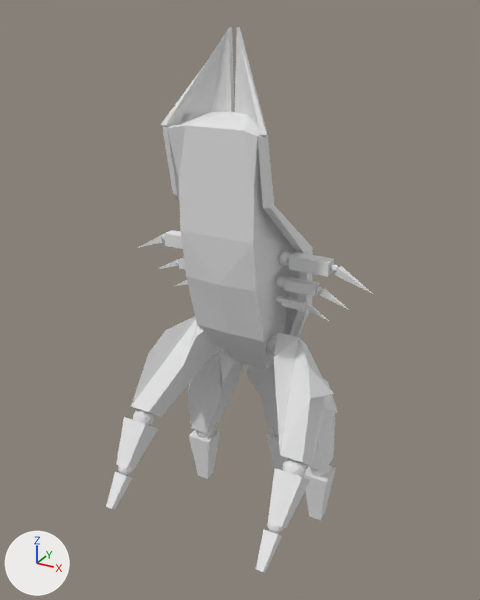
A saved change to the OBJ model resources/reaper.obj.
Before and after are seen from a 50 mm lens placed at (20.8, -36.4, 4.9), pointed at (0.0, 1.5, -14.0). The lights are fixed; the arrows at lower left show +X, +Y and +Z. Where no turn or scale is listed for an object, it has been applied to the vertices. Vertices at the same position are counted once.

Script lines for the objects in view, before the commit:
```python
mat_material = principled_material('Material')
mat_material.base_color = (0.8, 0.8, 0.8)  # white #e7e7e7
mat_material.roughness = 1.0
me_icosphere_002 = bpy.data.meshes.new('Icosphere.002')
me_icosphere_002.from_pydata(...)  # 1664 vertices, 2531 faces; spans x -9.2..9.5, y -7.4..9.9, z -33.4..3.9
me_icosphere_002.materials.append(mat_material)  # white #e7e7e7
ob_icosphere_002 = bpy.data.objects.new('Icosphere.002', me_icosphere_002)
ob_icosphere_002.location = (0.0, 0.0, 0.0)
```
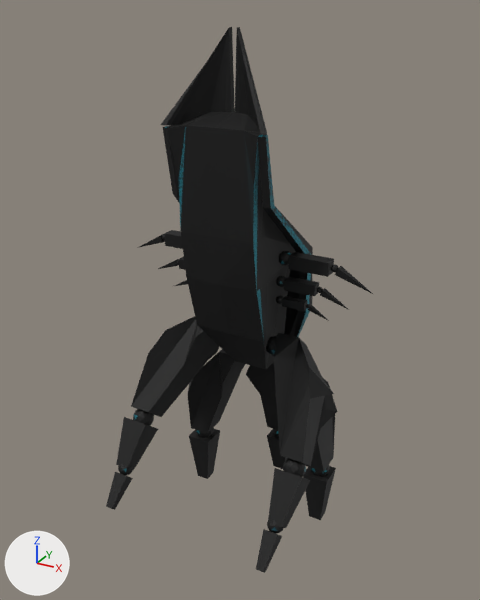
Location of each change, [x1, y1, x2, y2] in pixels of the pictures (480 x 600 px):
'Icosphere.002', recoloured, surface changed (grey to black): [106, 27, 373, 573] in both
part 1 of me_icosphere_002, recoloured (grey to black): [106, 27, 373, 573] in both
part 2 of me_icosphere_002, recoloured: [123, 252, 327, 531] in both
part 3 of me_icosphere_002, recoloured (grey to cyan): [179, 127, 311, 339] in both
part 4 of me_icosphere_002, recoloured (grey to black): [244, 134, 254, 234] in both

What the commit changed:
Picture 'red.jpg' (img_red_jpg) is new.
Picture 'sky_light.jpg' (img_sky_light_jpg) is new.
Material 'Material' (mat_material) changes colour from white #e7e7e7 to black #000000; in linear values from (0.8, 0.8, 0.8) to (0.0, 0.0, 0.0).
Material 'red' (mat_red) is new.
Its texture is img_red_jpg.
Its roughness is 0.69.
Material 'sky_blue_NONE' (mat_sky_blue_none) is new.
Its texture is img_sky_light_jpg.
Its roughness is 0.69.
Material 'sky_blue' (mat_sky_blue) is new.
Its texture is img_sky_light_jpg.
Its roughness is 0.69.
Material 'Material_NONE' (mat_material_none) is new.
Its base color is (0.0, 0.0, 0.0) (black #000000).
Its roughness is 0.69.
Material 'Material_sky_light.jpg' (mat_material_sky_light_jpg) is new.
Its texture is img_sky_light_jpg.
Its roughness is 0.69.
Material 'sky_blue_sky_light.jpg' (mat_sky_blue_sky_light_jpg) is new.
Its texture is img_sky_light_jpg.
Its roughness is 0.69.
me_icosphere_002 has 1664 vertices, 2531 faces and spans x -9.2..9.5, y -7.4..9.9, z -33.4..3.9.
me_icosphere_002 is used by ob_icosphere_002; location (0.0, 0.0, 0.0).
me_icosphere_002 part 1: 2403 faces spanning x -9.2..9.5, y -7.4..9.9, z -33.4..3.9 switch from mat_material (white #e7e7e7) to mat_material_none (black #000000).
me_icosphere_002 part 2: 39 faces spanning x -6.9..7.2, y -5.7..9.5, z -29.3..-9.9 switch from mat_material (white #e7e7e7) to mat_sky_blue (picture img_sky_light_jpg).
me_icosphere_002 part 3: 40 faces spanning x -6.9..7.2, y -2.4..7.0, z -28.1..-1.6 switch from mat_material (white #e7e7e7) to mat_sky_blue_sky_light_jpg (picture img_sky_light_jpg).
me_icosphere_002 part 4: 1 face spanning x 2.2..2.8, y -2.0, z -8.3..-1.6 switches from mat_material (white #e7e7e7) to mat_sky_blue_none (picture img_sky_light_jpg).
me_icosphere_002 now uses material mat_material_sky_light_jpg (picture img_sky_light_jpg).
me_icosphere_002 now uses material mat_sky_blue_none (picture img_sky_light_jpg).
me_icosphere_002 now uses material mat_red (picture img_red_jpg).
